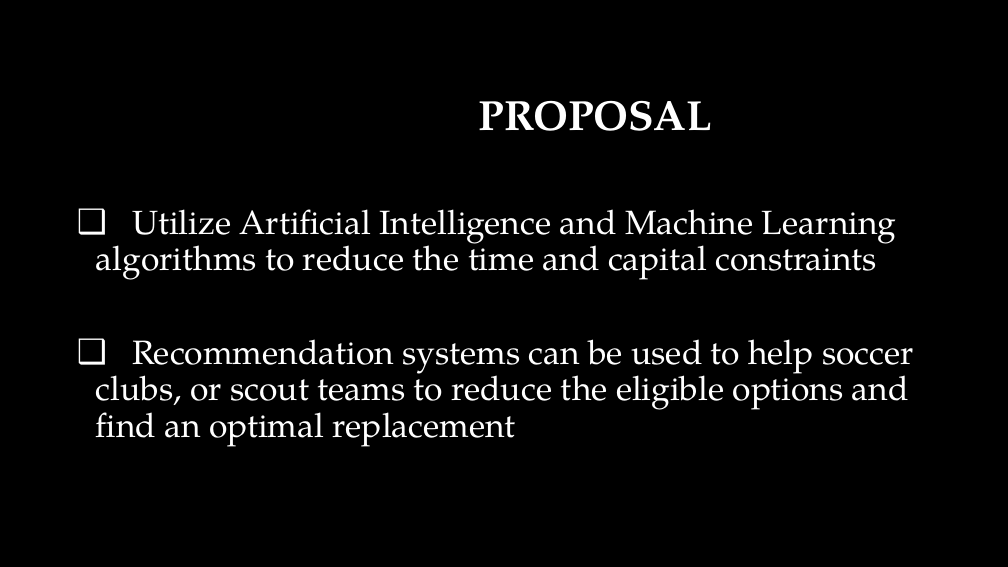
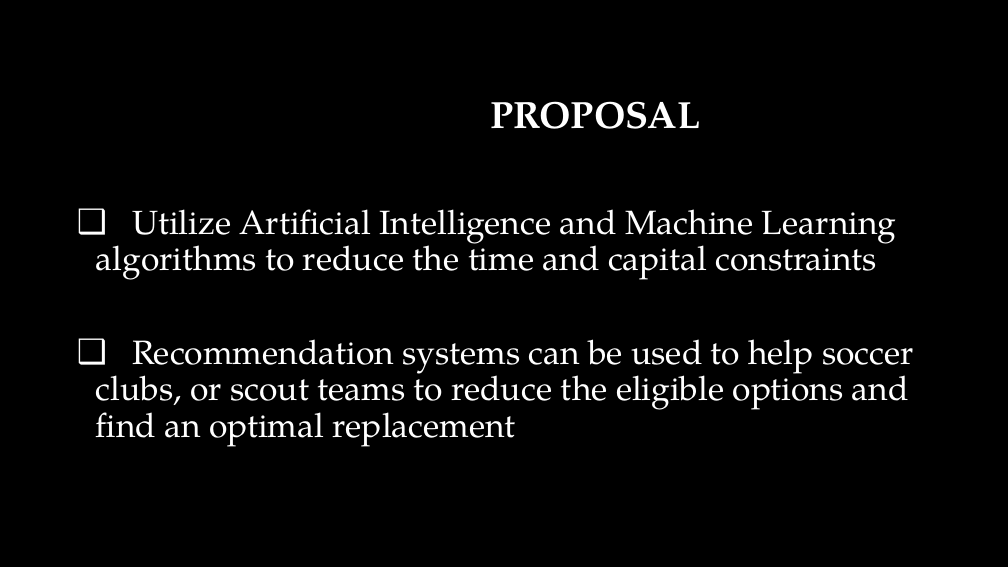
Before and after one commit to salihkilicli/Soccer_Transfers_Recommendation_Engine, a slide deck: slide 12 of Recommendation_Systems_for_Soccer.pptx. Drawn at 1008x567 pixels with LibreOffice and Linux fonts; fonts in the diff are those of the drawing; background and template pictures are left out. Boxes give left, top, right and bottom in pixels: in the first picture for what was removed or moved away, otherwise in the second. Text is boxed around its words. In the diff, an @@ line names an element or a change of style, - is before the commit and + after.

```diff
--- a/Recommendation_Systems_for_Soccer.pptx
+++ b/Recommendation_Systems_for_Soccer.pptx
@@ title "PROPOSAL" at (490,101,700,129): size 40 to 36 pt @@
```
Also in this commit, not shown: 5 other slides changed.
